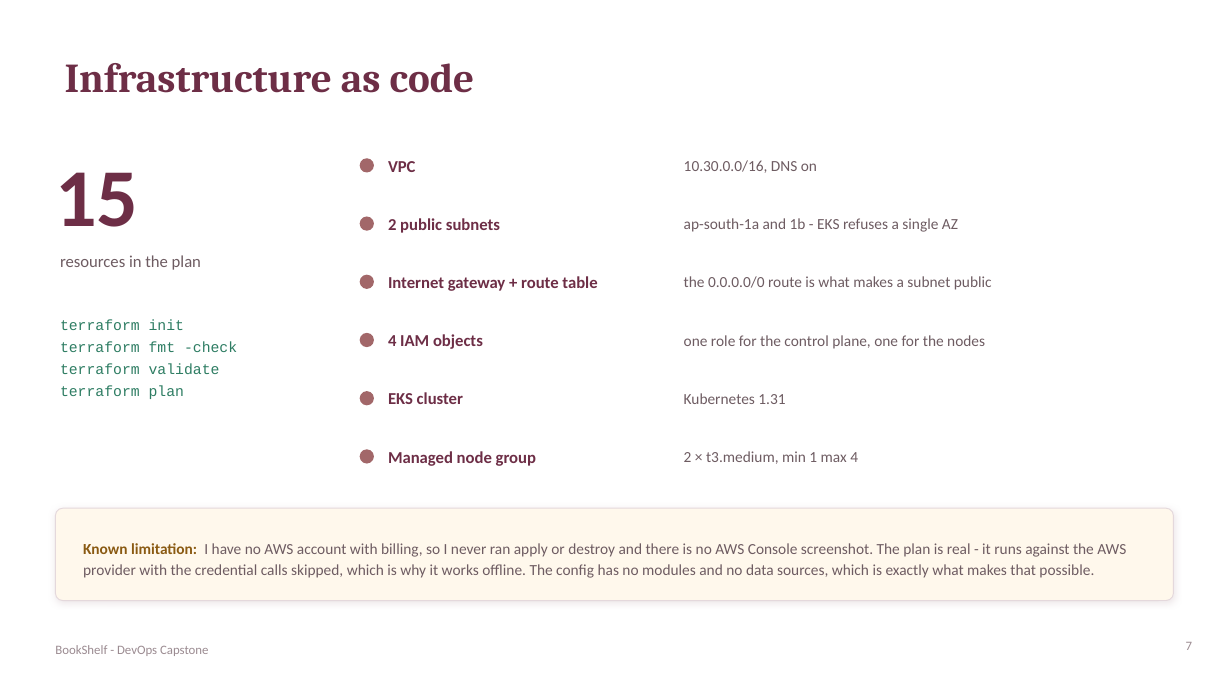
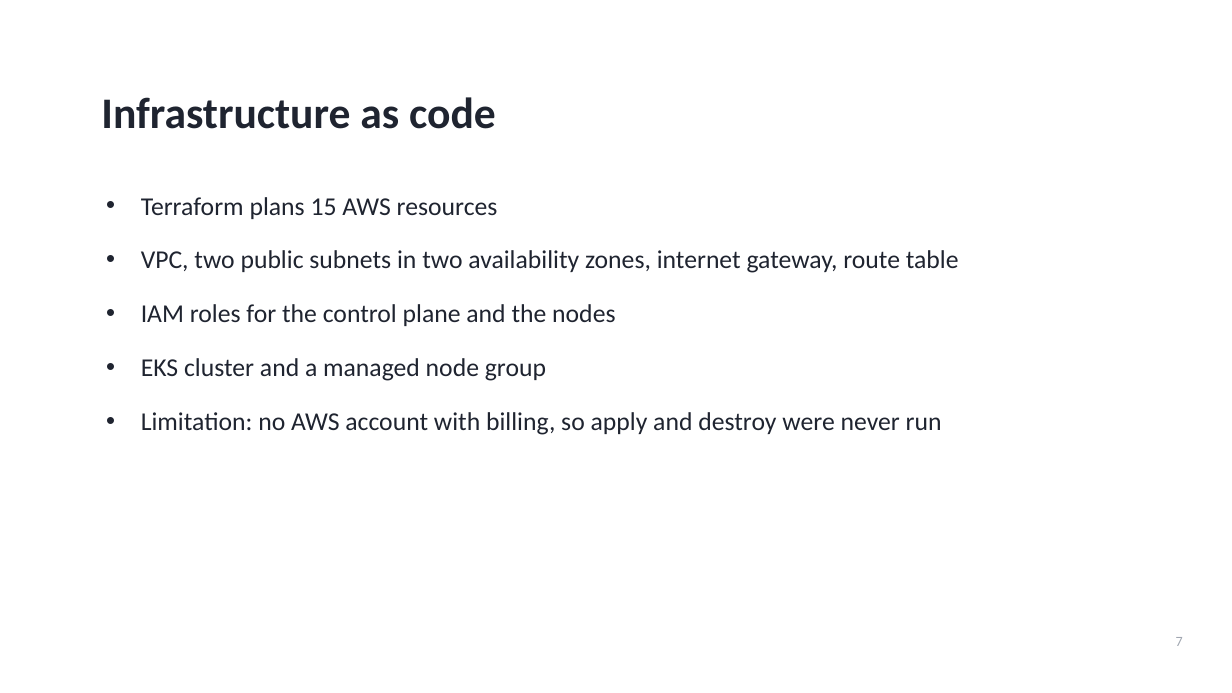
Before and after one commit to piroBeastie/bookshelf, a slide deck: slide 7 of demo/slides.pptx. Drawn at 1232x693 pixels with LibreOffice and Linux fonts; fonts in the diff are those of the drawing. Boxes give left, top, right and bottom in pixels: in the first picture for what was removed or moved away, otherwise in the second. Text is boxed around its words. In the diff, an @@ line names an element or a change of style, - is before the commit and + after.

```diff
--- a/demo/slides.pptx
+++ b/demo/slides.pptx
@@ title "Infrastructure as code": place and size @@
-title "Infrastructure as code" at bbox=[65, 63, 475, 93]
+title "Infrastructure as code" at bbox=[101, 97, 496, 129]
@@ title "Infrastructure as code" at bbox=[101, 97, 496, 129]: size 32 to 34 pt, font Cambria to Calibri, text colour #6D2E46 to #1F2430 @@
@@ text removed at bbox=[55, 172, 138, 227] @@
-15
@@ ellipse removed at bbox=[360, 159, 373, 172] @@
@@ text removed at bbox=[388, 161, 416, 172] @@
-VPC
@@ text removed at bbox=[684, 160, 817, 173] @@
-10.30.0.0/16, DNS on
@@ text added at bbox=[141, 197, 959, 435], 20 pt, text #1F2430 @@
+• Terraform plans 15 AWS resources
+• VPC, two public subnets in two availability zones, internet gateway, route table
+• IAM roles for the control plane and the nodes
+• EKS cluster and a managed node group
+• Limitation: no AWS account with billing, so apply and destroy were never run
@@ ellipse removed at bbox=[360, 217, 373, 230] @@
@@ text removed at bbox=[388, 218, 500, 233] @@
-2 public subnets
@@ text removed at bbox=[684, 218, 958, 232] @@
-ap-south-1a and 1b - EKS refuses a single AZ
@@ text removed at bbox=[60, 255, 201, 270] @@
-resources in the plan
@@ ellipse removed at bbox=[360, 275, 373, 288] @@
@@ text removed at bbox=[388, 276, 597, 291] @@
-Internet gateway + route table
@@ text removed at bbox=[684, 276, 992, 290] @@
-the 0.0.0.0/0 route is what makes a subnet public
@@ text removed at bbox=[60, 320, 237, 399] @@
-terraform init
-terraform fmt -check
-terraform validate
-terraform plan
@@ ellipse removed at bbox=[360, 334, 373, 347] @@
@@ text removed at bbox=[388, 334, 483, 349] @@
-4 IAM objects
@@ text removed at bbox=[684, 335, 985, 349] @@
-one role for the control plane, one for the nodes
@@ ellipse removed at bbox=[360, 392, 373, 405] @@
@@ text removed at bbox=[388, 392, 463, 404] @@
-EKS cluster
@@ text removed at bbox=[684, 393, 785, 404] @@
-Kubernetes 1.31
@@ ellipse removed at bbox=[360, 450, 373, 463] @@
@@ text removed at bbox=[388, 451, 536, 466] @@
-Managed node group
@@ text removed at bbox=[684, 451, 858, 464] @@
-2 × t3.medium, min 1 max 4
@@ rounded rectangle removed at bbox=[55, 508, 1174, 601] @@
@@ text removed at bbox=[83, 543, 1126, 578] @@
-Known limitation: I have no AWS account with billing, so I never ran apply or destroy and there is no AWS Console screenshot. The plan is real - it runs against the AWS provider with the credential calls skipped, which is why it works offline. The config has no modules and no data sources, which is exactly what makes that possible.
@@ page number: place and size @@
-page number at bbox=[1186, 642, 1192, 650]
+page number at bbox=[1176, 637, 1183, 646]
@@ page number at bbox=[1176, 637, 1183, 646]: size 10 to 11 pt, text colour #9B8B91 to #A0A6B0 @@
@@ text removed at bbox=[55, 645, 208, 656] @@
-BookShelf - DevOps Capstone
```
Also in this commit, not shown: 6 other slides changed, 3 slides added, 3 slides removed, 3 other files.
